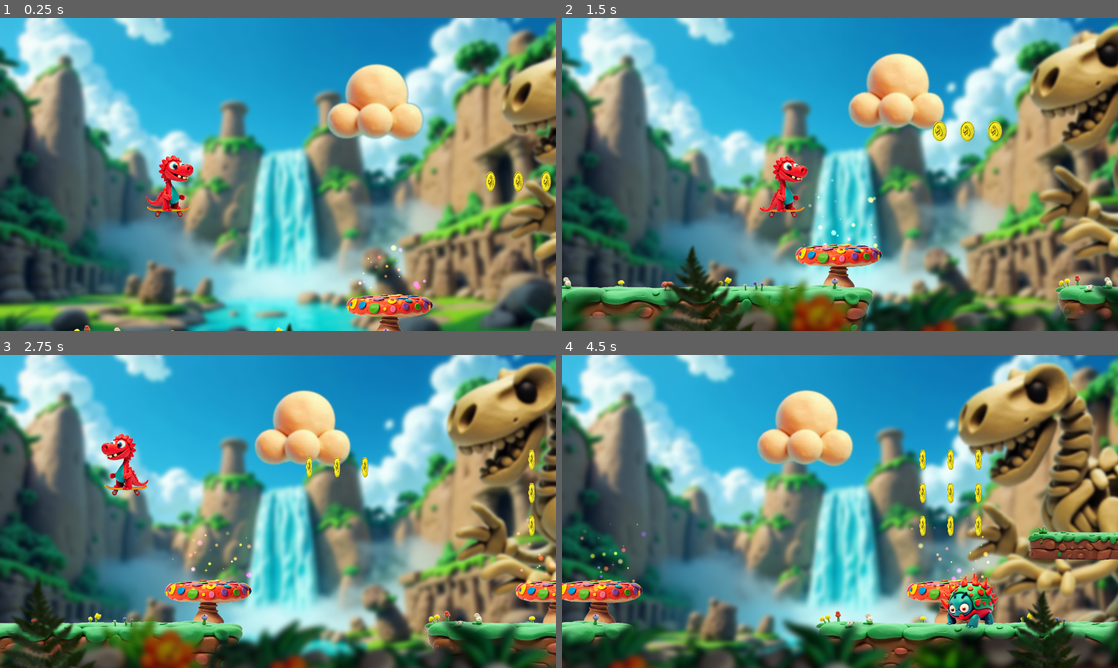
Above: before the commit, frames 1-4 (two rows, left to right).
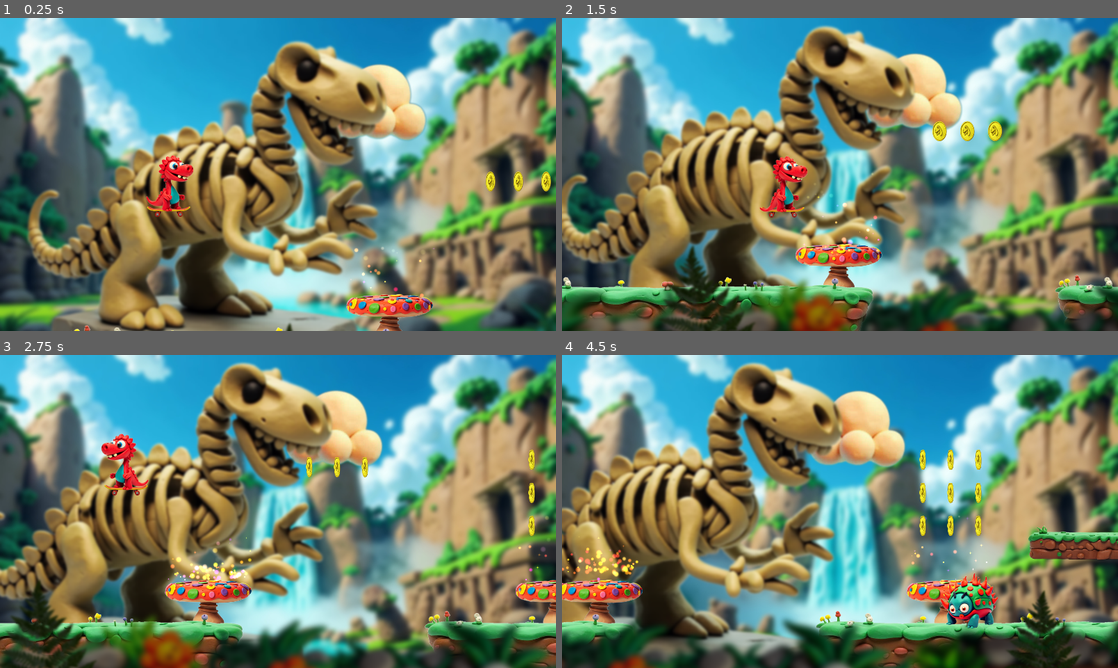
Above: after the commit, the same moments.

Repository: avollrath/jurassic-jump
Game: Godot game, scene res://scenes/level2.tscn
Two runs of this game, one before a commit and one after it. Both use one fixed random seed, a clock stepped at 60 frames per second and the inputs below. This scene is started directly instead of the project's main scene.
Inputs:
- Up to frame 1 (0.25 s): no input
- Up to frame 2 (1.5 s): hold D (move_right) from 0.53 s (still down); tap Space (jump) at 0.77 s
- Up to frame 3 (2.75 s): tap Space (jump) at 1.52 s; release D (move_right) at 2.03 s; hold A (move_left) from 2.03 s (still down)
- Up to frame 4 (4.5 s): release A (move_left) at 2.78 s; hold D (move_right) 2.78-4.28 s; tap Space (jump) at 3.02, 3.77 s; hold A (move_left) from 4.28 s (still down)

The runs differ from the first frame. In frame 1, 34% of the frame differs, in the area x 4-100%, y 7-100%; in frame 2, 34%; in frame 3, 35%; in frame 4, 40%, in the area x 0-100%, y 2-97%.
Error before the commit: Invalid assignment of property or key 'text' with value of type 'String' on a base object of type 'Nil'. (res://scripts/game_manager.gd:17)
Error after the commit: Invalid assignment of property or key 'text' with value of type 'String' on a base object of type 'Nil'. (res://scripts/game_manager.gd:16)

Commit message:
game over screen

Diff:
--- /dev/null
+++ b/scenes/game_over.tscn
@@ -0,0 +1,92 @@
+[gd_scene load_steps=4 format=3 uid="uid://br6fcokjl6l0u"]
+
+[ext_resource type="Theme" uid="uid://ctns4fvpvo0gj" path="res://scripts/ui_theme.tres" id="1_4xbvq"]
+[ext_resource type="Texture2D" uid="uid://wntojktsxqje" path="res://assets/sprites/game_over.jpg" id="2_xiwkn"]
+
+[sub_resource type="StyleBoxFlat" id="StyleBoxFlat_cpejn"]
+bg_color = Color(0, 0, 0, 0.478431)
+corner_radius_top_left = 60
+corner_radius_top_right = 60
+corner_radius_bottom_right = 60
+corner_radius_bottom_left = 60
+
+[node name="GameOver" type="Control"]
+layout_mode = 3
+anchors_preset = 15
+anchor_right = 1.0
+anchor_bottom = 1.0
+grow_horizontal = 2
+grow_vertical = 2
+theme = ExtResource("1_4xbvq")
+
+[node name="TextureRect" type="TextureRect" parent="."]
+layout_mode = 1
+anchors_preset = 15
+anchor_right = 1.0
+anchor_bottom = 1.0
+grow_horizontal = 2
+grow_vertical = 2
+texture = ExtResource("2_xiwkn")
+stretch_mode = 6
+
+[node name="Panel" type="Panel" parent="."]
+layout_mode = 1
+anchors_preset = 8
+anchor_left = 0.5
+anchor_top = 0.5
+anchor_right = 0.5
+anchor_bottom = 0.5
+offset_left = -605.0
+offset_top = -430.0
+offset_right = 605.0
+offset_bottom = 68.0
+grow_horizontal = 2
+grow_vertical = 2
+theme_override_styles/panel = SubResource("StyleBoxFlat_cpejn")
+
+[node name="GameOver" type="Label" parent="Panel"]
+layout_mode = 1
+anchors_preset = 5
+anchor_left = 0.5
+anchor_right = 0.5
+offset_left = -522.0
+offset_right = 522.0
+offset_bottom = 363.0
+grow_horizontal = 2
+theme_override_font_sizes/font_size = 180
+text = "Game Over!"
+horizontal_alignment = 1
+vertical_alignment = 1
+
+[node name="HighScore" type="Label" parent="Panel"]
+layout_mode = 1
+anchors_preset = 8
+anchor_left = 0.5
+anchor_top = 0.5
+anchor_right = 0.5
+anchor_bottom = 0.5
+offset_left = -522.0
+offset_top = 59.0
+offset_right = 522.0
+offset_bottom = 174.0
+grow_horizontal = 2
+grow_vertical = 2
+theme_override_font_sizes/font_size = 80
+text = "High Score: 1430"
+horizontal_alignment = 1
+vertical_alignment = 1
+
+[node name="Button" type="Button" parent="."]
+layout_mode = 1
+anchors_preset = 7
+anchor_left = 0.5
+anchor_top = 1.0
+anchor_right = 0.5
+anchor_bottom = 1.0
+offset_left = -267.0
+offset_top = -235.0
+offset_right = 267.0
+offset_bottom = -112.0
+grow_horizontal = 2
+grow_vertical = 0
+text = "Back to Main Menu"
--- a/scenes/level1.tscn
+++ b/scenes/level1.tscn
@@ -95,10 +95,16 @@
 motion_scale = Vector2(0.2, 0.2)
 
 [node name="Cloud" parent="Level/ParallaxBackground/ParallaxLayer - 4" instance=ExtResource("3_gyoxx")]
-position = Vector2(960, 320)
+position = Vector2(768, 256)
 
 [node name="Cloud2" parent="Level/ParallaxBackground/ParallaxLayer - 4" instance=ExtResource("3_gyoxx")]
 position = Vector2(2624, 320)
+
+[node name="Cloud8" parent="Level/ParallaxBackground/ParallaxLayer - 4" instance=ExtResource("3_gyoxx")]
+position = Vector2(1984, 160)
+
+[node name="Cloud9" parent="Level/ParallaxBackground/ParallaxLayer - 4" instance=ExtResource("3_gyoxx")]
+position = Vector2(3392, 192)
 
 [node name="Cloud3" parent="Level/ParallaxBackground/ParallaxLayer - 4" instance=ExtResource("3_gyoxx")]
 position = Vector2(4544, 256)
@@ -212,6 +218,20 @@
 autoplay = "sway"
 playback_auto_capture_transition_type = 5
 
+[node name="Platforms" type="Node" parent="Level"]
+
+[node name="Platform" parent="Level/Platforms" instance=ExtResource("5_ft028")]
+position = Vector2(2784, 768)
+
+[node name="Platform2" parent="Level/Platforms" instance=ExtResource("5_ft028")]
+position = Vector2(3392, 576)
+
+[node name="Platform3" parent="Level/Platforms" instance=ExtResource("5_ft028")]
+position = Vector2(4992, 736)
+
+[node name="HighPlatform" parent="Level/Platforms" instance=ExtResource("8_d5ebl")]
+position = Vector2(5696, 800)
+
 [node name="Grounds" type="Node" parent="Level"]
 
 [node name="Ground" parent="Level/Grounds" instance=ExtResource("3_qdm1x")]
@@ -225,20 +245,6 @@
 
 [node name="Ground4" parent="Level/Grounds" instance=ExtResource("3_qdm1x")]
 position = Vector2(7072, 1095)
-
-[node name="Platforms" type="Node" parent="Level"]
-
-[node name="Platform" parent="Level/Platforms" instance=ExtResource("5_ft028")]
-position = Vector2(2784, 768)
-
-[node name="Platform2" parent="Level/Platforms" instance=ExtResource("5_ft028")]
-position = Vector2(3392, 576)
-
-[node name="Platform3" parent="Level/Platforms" instance=ExtResource("5_ft028")]
-position = Vector2(4992, 736)
-
-[node name="HighPlatform" parent="Level/Platforms" instance=ExtResource("8_d5ebl")]
-position = Vector2(5696, 800)
 
 [node name="Enemies" type="Node" parent="Level"]
 
--- a/scenes/level2.tscn
+++ b/scenes/level2.tscn
@@ -121,9 +121,10 @@
 motion_scale = Vector2(0.3, 0.3)
 
 [node name="Skeleton" type="Sprite2D" parent="Level/ParallaxBackground/ParallaxLayer -3"]
-position = Vector2(2279.78, 640.464)
+position = Vector2(647, 640.464)
 scale = Vector2(1.35386, 1.35386)
 texture = ExtResource("3_ho68k")
+flip_h = true
 
 [node name="Tree" type="Sprite2D" parent="Level/ParallaxBackground/ParallaxLayer -3"]
 position = Vector2(8100, 608)
--- a/scenes/level3.tscn
+++ b/scenes/level3.tscn
@@ -81,7 +81,7 @@
 
 [sub_resource type="WorldBoundaryShape2D" id="WorldBoundaryShape2D_3imwi"]
 
-[node name="Level2" type="Node2D"]
+[node name="Level3" type="Node2D"]
 script = SubResource("GDScript_y3cvm")
 
 [node name="Level" type="Node" parent="."]
--- a/scenes/main_menu.tscn
+++ b/scenes/main_menu.tscn
@@ -88,9 +88,9 @@
 anchor_right = 0.5
 anchor_bottom = 0.5
 offset_left = -150.0
-offset_top = -53.0
+offset_top = 25.0
 offset_right = 150.0
-offset_bottom = 270.0
+offset_bottom = 222.0
 grow_horizontal = 2
 grow_vertical = 2
 pivot_offset = Vector2(158, 107)
--- a/scenes/mushroom.tscn
+++ b/scenes/mushroom.tscn
@@ -103,7 +103,8 @@
 [node name="BounceParticles2" type="GPUParticles2D" parent="."]
 material = SubResource("CanvasItemMaterial_jg30l")
 position = Vector2(-1, -118)
-amount = 20
+amount = 200
+amount_ratio = 0.1
 process_material = SubResource("ParticleProcessMaterial_dhjhj")
 texture = ExtResource("4_at4d1")
 lifetime = 3.0
--- a/scenes/ui.tscn
+++ b/scenes/ui.tscn
@@ -1,7 +1,14 @@
-[gd_scene load_steps=3 format=3 uid="uid://c66e5rcra61ww"]
+[gd_scene load_steps=4 format=3 uid="uid://c66e5rcra61ww"]
 
 [ext_resource type="FontFile" uid="uid://do88ooyecefwl" path="res://assets/fonts/Gorditas-Bold.ttf" id="1_wuae6"]
 [ext_resource type="Texture2D" uid="uid://cr2xjbppxfthf" path="res://assets/sprites/life.png" id="2_g47sk"]
+
+[sub_resource type="StyleBoxFlat" id="StyleBoxFlat_s8tjf"]
+bg_color = Color(0, 0, 0, 0.113725)
+corner_radius_top_left = 30
+corner_radius_top_right = 30
+corner_radius_bottom_right = 30
+corner_radius_bottom_left = 30
 
 [node name="UI" type="CanvasLayer"]
 
@@ -14,6 +21,7 @@
 offset_right = -32.0
 offset_bottom = 128.0
 grow_horizontal = 0
+theme_override_styles/panel = SubResource("StyleBoxFlat_s8tjf")
 
 [node name="ScoreLabel" type="Label" parent="Panel"]
 unique_name_in_owner = true
--- a/scripts/cloud.gd
+++ b/scripts/cloud.gd
@@ -1,8 +1,8 @@
 extends Sprite2D
 
-@export var speed: float = 50.0  # Speed at which the sprite moves to the left
-@export var sway_amplitude: float = 10.0  # Amplitude of the swaying motion
-@export var sway_frequency: float = 1.0  # Frequency of the swaying motion
+@export var speed: float = 10.0  # Speed at which the sprite moves to the left
+@export var sway_amplitude: float = 5  # Amplitude of the swaying motion
+@export var sway_frequency: float = 0.5  # Frequency of the swaying motion
 
 var time_passed: float = 0.0  # Tracks time for the sine wave
 var random_offset: float = 0.0  # Random offset for the swaying motion
--- a/scripts/game_manager.gd
+++ b/scripts/game_manager.gd
@@ -4,7 +4,6 @@
 var lives = 3
 var hearts: Array[TextureRect] = []
 var label : Label
-var current_level_scene: PackedScene
 
 func set_score_label(new_label : Label):
 	label = new_label
@@ -30,23 +29,4 @@
 		label.text = "Score: " + str(score)
 		for heart in hearts:
 			heart.visible = true
-		reload_level()
-
-func reload_level():
-	if current_level_scene:
-		var main_node = get_node("/root/main")
-
-		# Find the current level node manually
-		var current_level = null
-		for child in main_node.get_children():
-			if child.name.begins_with("Level"):
-				current_level = child
-				break
-
-		# Remove the current level if found
-		if current_level:
-			current_level.queue_free()
-
-		# Reload and instance the current level scene
-		var new_level = current_level_scene.instantiate()
-		main_node.add_child(new_level)
+		get_tree().reload_current_scene()
--- a/scripts/main_menu.gd
+++ b/scripts/main_menu.gd
@@ -3,6 +3,7 @@
 
 func _ready() -> void:
 	AudioManager.background_music.play()
+	ui.hide()
 
 func _on_start_button_pressed() -> void:
 	#get_tree().change_scene_to_file("res://scenes/level1.tscn")
--- a/scripts/mushroom.gd
+++ b/scripts/mushroom.gd
@@ -1,10 +1,14 @@
 extends Area2D
 @onready var animated_sprite: AnimatedSprite2D = $AnimatedSprite2D
 @export var jump_boost_velocity: float = -2000.0
+@onready var bounce_particles: GPUParticles2D = $BounceParticles2
 
 func _on_body_entered(body: Node) -> void:
 	if body is CharacterBody2D:
 		if body.global_position.y < global_position.y and body.velocity.y > 0:
+			bounce_particles.amount_ratio = 1
+			bounce_particles.lifetime = 1
+			bounce_particles.preprocess = 0
 			animated_sprite.frame  = 1
 			AudioManager.bounce_sound.play()
 			animated_sprite.play()
@@ -13,3 +17,5 @@
 
 func _on_animated_sprite_2d_animation_finished() -> void:
 	animated_sprite.frame  = 0
+	bounce_particles.amount_ratio = 0.1
+	bounce_particles.lifetime = 3
--- a/scripts/player.gd
+++ b/scripts/player.gd
@@ -38,7 +38,6 @@
 	# 4) Now `is_on_floor()` is up-to-date
 	var on_floor_now = is_on_floor()
 	if was_in_air and on_floor_now:
-		print("Just landed")
 		just_landed = true
 		wheels_particles.emitting = true
 		AudioManager.land_sound.play()
Binary file added: assets/sprites/bg_ref.jpg
Not shown, added: assets/sprites/bg_ref.jpg.import
Binary file added: assets/sprites/game_over.jpg
Not shown, added: assets/sprites/game_over.jpg.import
Binary file added: assets/sprites/game_over.webp
Not shown, added: assets/sprites/game_over.webp.import
Binary file added: assets/sprites/leaf.png
Not shown, added: assets/sprites/leaf.png.import
